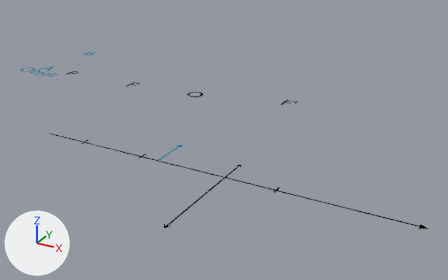
The Blender file images/lumiere/image_lentille_convergente.blend, before and after one commit.
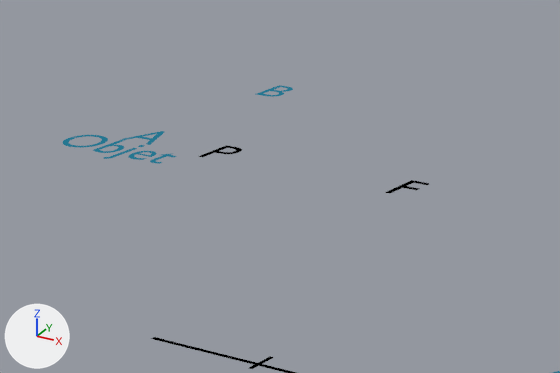
The first picture shows the older version from a 50 mm lens placed at (7.32, -12.33, 7.8), pointed at (0.4, 0.25, 1.51). The close-ups show both versions on the part from 0% to 41% of the width and 8% to 52% of the height of that picture; other places that the commit changed are outside them. Arrows for +X, +Y and +Z are at lower left; the lights stay in place. Text is drawn in Blender's own font.

The scene before the commit, as lines of its bpy script (objects in view):
```python
txt_text_005 = bpy.data.curves.new('Text.005', 'FONT')
txt_text_005.body = 'A\nObjet'
txt_text_005.materials.append(mat_objet)  # cyan #257690
txt_text_005.align_x = 'CENTER'
txt_text_005.space_line = 0.7
txt_text_011 = bpy.data.curves.new('Text.011', 'FONT')
txt_text_011.body = 'B'
txt_text_011.materials.append(mat_objet)  # cyan #257690
txt_text_011.align_x = 'CENTER'
ob_text_001 = bpy.data.objects.new('Text.001', txt_text_011)
ob_text_001.location = (-4.836, 1.31, 2.737)
ob_text_001.scale = (0.534, 0.534, 0.534)
ob_text_005 = bpy.data.objects.new('Text.005', txt_text_005)
ob_text_005.location = (-4.854, -0.401, 2.737)
ob_text_005.scale = (0.534, 0.534, 0.534)
```
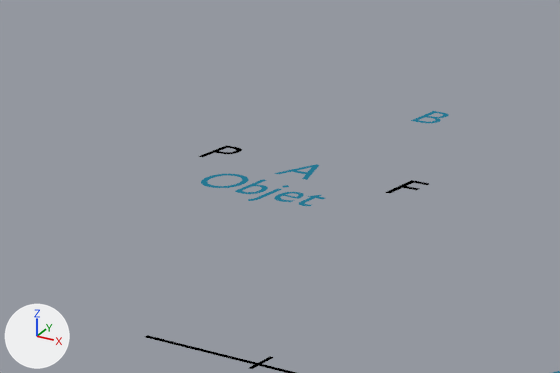
Boxes (x1, y1, x2, y2) around the edits, measured in the close-ups (560 x 373 px):
'Text.005', reshaped, moved (10% wider, 26% taller)
    before: (63, 131, 176, 164)
    after: (201, 164, 325, 206)
'Text.001', moved
    before: (257, 85, 293, 97)
    after: (411, 111, 449, 123)

What the commit changed:
In text 'Text.005' (txt_text_005), space_line is no longer 0.7.
Object 'Text.001' (ob_text_001) moves from (-4.836, 1.31, 2.737) to (-2.994, 1.31, 2.737).
Object 'Text.005' (ob_text_005) moves from (-4.854, -0.401, 2.737) to (-3.012, -0.501, 2.737).
